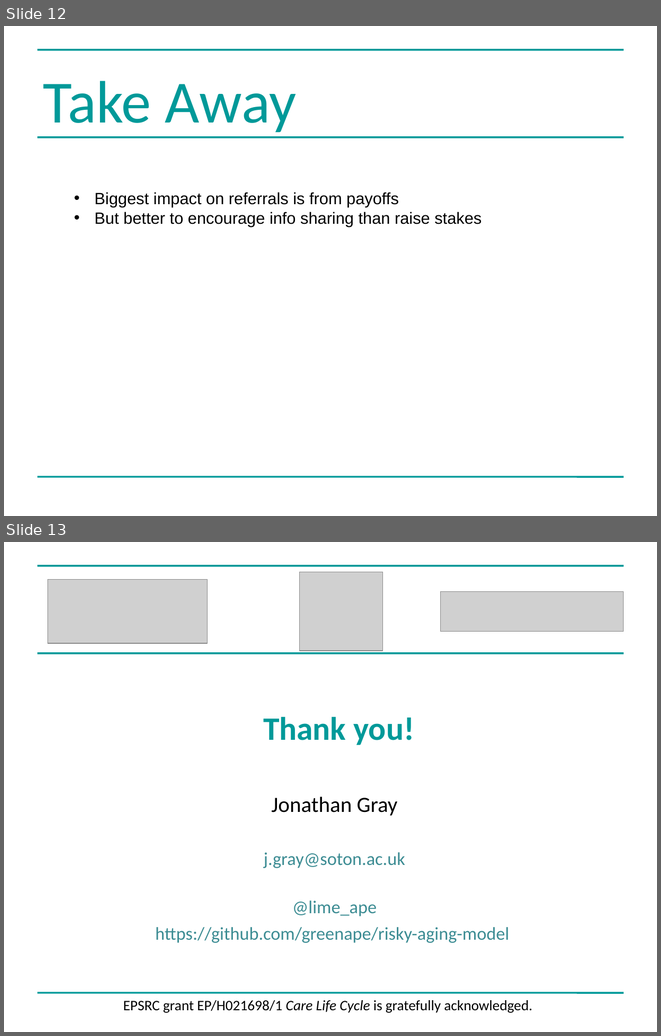
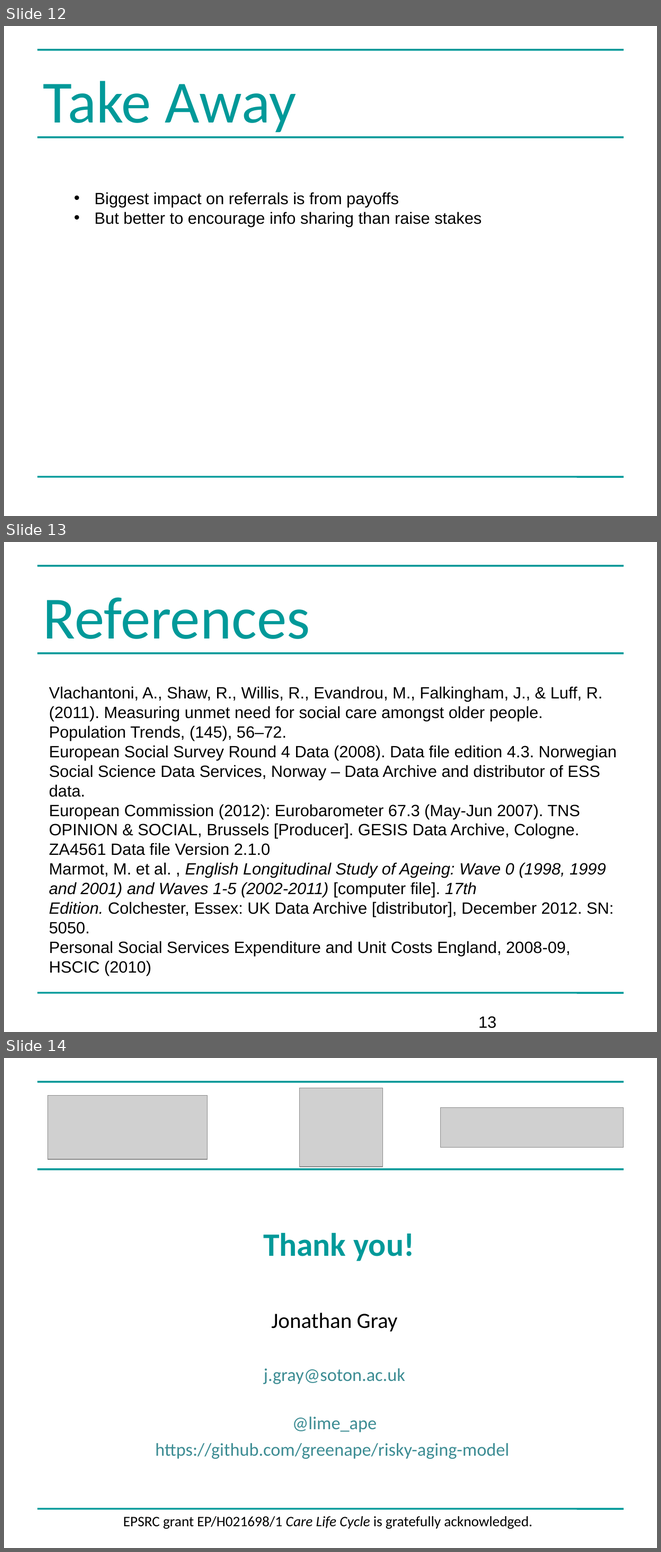
Before and after one commit to greenape/bsps2015, a slide deck: presentation/risky_aging_bsps.ppt. Shown one above the other, each under a label of ours: slides 12 and 13 before the commit, slides 12, 13 and 14 after it. The pictures are 661x1036 and 661x1552 pixels, drawn with LibreOffice and Linux fonts; fonts in the diff are those of the drawing; grey boxes stand for pictures. Boxes give left, top, right and bottom in pixels: in the first picture for what was removed or moved away, otherwise in the second. Text is boxed around its words. In the diff, an @@ line names an element or a change of style, - is before the commit and + after.

Commit message:
Data refs

```diff
--- a/presentation/risky_aging_bsps.ppt
+++ b/presentation/risky_aging_bsps.ppt
@@ slide 13 added at (4,542,657,1032), background #FFFFFF; not listed: 3 template elements that a slide beside it also shows @@
@@ title added at (43,597,310,653), 66 pt, text #009999 @@
+References
@@ text added at (49,686,617,976), 18 pt, text #000000 @@
+Vlachantoni, A., Shaw, R., Willis, R., Evandrou, M., Falkingham, J., & Luff, R. (2011). Measuring unmet need for social care amongst older people. Population Trends, (145), 56–72.
+European Social Survey Round 4 Data (2008). Data file edition 4.3. Norwegian Social Science Data Services, Norway – Data Archive and distributor of ESS data.
+European Commission (2012): Eurobarometer 67.3 (May-Jun 2007). TNS OPINION & SOCIAL, Brussels [Producer]. GESIS Data Archive, Cologne. ZA4561 Data file Version 2.1.0
+Marmot, M. et al. , English Longitudinal Study of Ageing: Wave 0 (1998, 1999 and 2001) and Waves 1-5 (2002-2011) [computer file]. 17th Edition. Colchester, Essex: UK Data Archive [distributor], December 2012. SN: 5050.
+Personal Social Services Expenditure and Unit Costs England, 2008-09, HSCIC (2010)
@@ page number added at (478,1016,496,1028), 18 pt, text #000000 @@
+13
@@ what was slide 13 is now slide 14 @@
```
Also in this commit, not shown: 2 slides changed, 1 other file.
